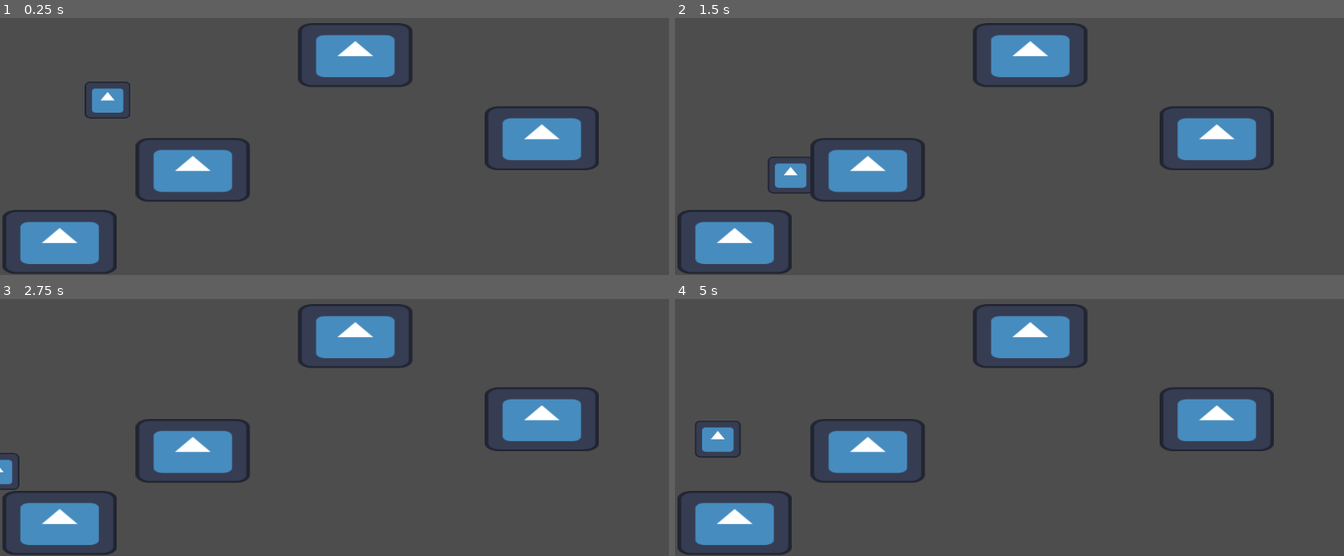
Above: before the commit, frames 1-4 (two rows, left to right).
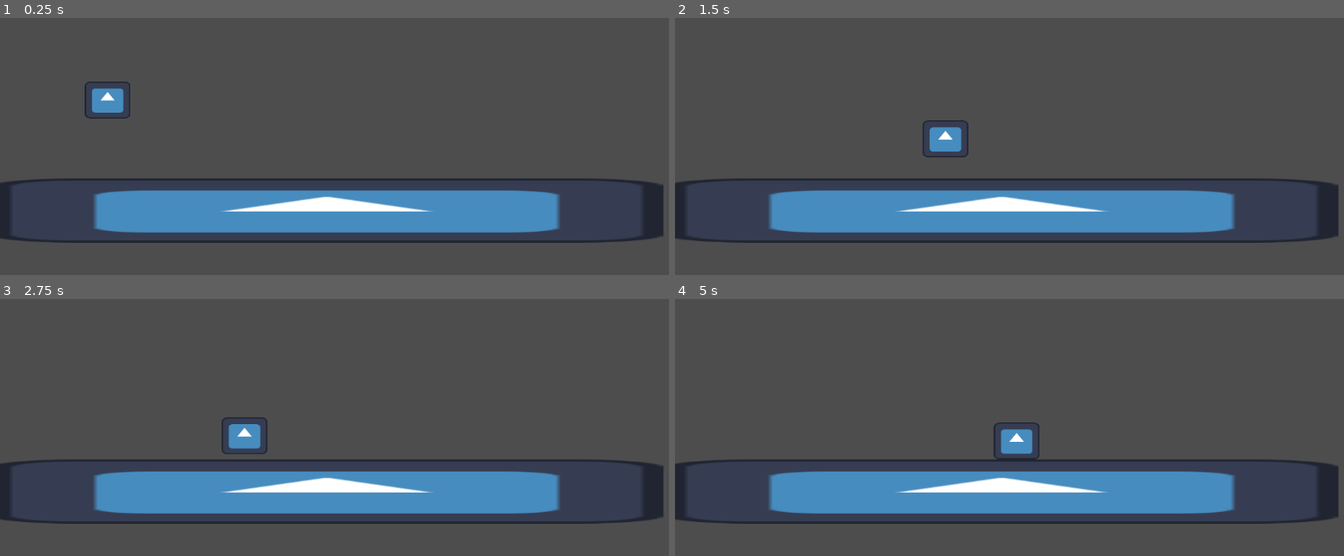
Above: after the commit, the same moments.

Repository: Coral03/Actividad3Proto
Game: Godot game, scene res://main.tscn
The game is run twice, just before and just after one commit, with the same random seed, the same clock (stepped at 60 frames per second) and the same inputs. The engine's default icon, where the game draws it, is replaced by a stand-in: a white triangle on a blue panel in a dark square.
Inputs:
- Up to frame 1 (0.25 s): no input
- Up to frame 2 (1.5 s): hold Shift (run) 0.53-1.28 s; hold D (move_right) from 0.53 s (still down); tap Space (jump) at 0.77, 0.8, 1.07, 1.35 s
- Up to frame 3 (2.75 s): tap Space (jump) at 1.52, 1.82, 2.3 s; tap Shift (run) at 1.55 s; release D (move_right) at 2.03 s; hold A (move_left) from 2.03 s (still down); hold Shift (run) from 2.03 s (still down)
- Up to frame 4 (5 s): release A (move_left) at 2.78 s; release Shift (run) at 2.78 s; hold D (move_right) 2.78-4.28 s; tap Shift (run) at 2.85, 4.35 s; tap Space (jump) at 3.02, 3.32, 3.6, 3.77, 4.07, 4.52, 4.82 s; hold A (move_left) from 4.28 s (still down)

The runs differ from the first frame. In frame 1, 24% of the frame differs, in the area x 0-100%, y 1-100%; in frame 2, 25%; in frame 3, 24%; in frame 4, 25%.

Commit message:
Eliminación de "doble salto" de más
Agregado de skid, modificacion en numeros de variables para que se sienta mas fiel a Mario.

Diff:
--- a/main.tscn
+++ b/main.tscn
@@ -9,16 +9,4 @@
 position = Vector2(-274, 291)
 
 [node name="Plataformas" parent="." unique_id=791740993 instance=ExtResource("2_0xm2m")]
-position = Vector2(-278, 382)
-
-[node name="Plataformas2" parent="." unique_id=18969685 instance=ExtResource("2_0xm2m")]
-position = Vector2(-278, 382)
-
-[node name="Plataformas3" parent="." unique_id=55349304 instance=ExtResource("2_0xm2m")]
-position = Vector2(-51, 259)
-
-[node name="Plataformas4" parent="." unique_id=1452468556 instance=ExtResource("2_0xm2m")]
-position = Vector2(226, 63)
-
-[node name="Plataformas5" parent="." unique_id=116636825 instance=ExtResource("2_0xm2m")]
-position = Vector2(544, 205)
+position = Vector2(-17.00003, 230)
--- a/plataforma.tscn
+++ b/plataforma.tscn
@@ -3,17 +3,17 @@
 [ext_resource type="Texture2D" uid="uid://b1m6qiiwss6d4" path="res://icon.svg" id="1_bon5w"]
 
 [sub_resource type="RectangleShape2D" id="RectangleShape2D_1v4vm"]
-size = Vector2(185.08395, 109)
+size = Vector2(1138.2168, 99.5)
 
 [node name="StaticBody2D" type="StaticBody2D" unique_id=791740993]
 position = Vector2(1, 2)
 scale = Vector2(1.0103524, 1)
 
 [node name="CollisionShape2D" type="CollisionShape2D" parent="." unique_id=453118317]
-position = Vector2(377.59122, 209.5)
+position = Vector2(568.1187, 304.75)
 shape = SubResource("RectangleShape2D_1v4vm")
 
 [node name="Icon" type="Sprite2D" parent="." unique_id=1255200517]
-position = Vector2(375.8292, 209.62502)
-scale = Vector2(1.5044266, 0.8535158)
+position = Vector2(568.11865, 308.00003)
+scale = Vector2(8.876854, 0.8535158)
 texture = ExtResource("1_bon5w")
--- a/player.gd
+++ b/player.gd
@@ -1,17 +1,17 @@
 extends CharacterBody2D
 
 @export_group("Movimiento Horizontal")
-@export var walk_speed := 220.0       # Velocidad al caminar
+@export var walk_speed := 260.0       # Velocidad al caminar
 @export var run_speed := 400.0        # Velocidad al apretar Shift
-@export var acceleration := 600.0     # Inercia al arrancar
-@export var friction := 800.0         # Fricción al soltar el mando
-@export var turn_around_friction := 1800.0 # El "derrape" al cambiar de dirección
+@export var acceleration := 500.0     # Inercia al arrancar
+@export var friction := 500.0         # Fricción al soltar la tecla
+@export var turn_around_friction := 6000.0 # El "derrape" al cambiar de dirección
 
 @export_group("Mecánicas de Salto")
 @export var jump_velocity := -380.0
 @export var gravity := 1100.0
 @export var max_fall_speed := 600.0
-@export var max_jumps := 2            # Doble salto
+@export var max_jumps := 1            # salto unico
 @export var jump_cut_multiplier := 0.4 # Salto variable (mantener vs presionar)
 
 var jump_count := 0
@@ -38,9 +38,11 @@
 		jump_count = 0
 
 func handle_jump() -> void:
-	# Salto inicial y doble salto
+	# Salto inicial Quieto → salto normal (vertical) Corriendo → salto más largo
 	if Input.is_action_just_pressed("jump") and jump_count < max_jumps:
-		velocity.y = jump_velocity
+		var speed_factor = abs(velocity.x) / run_speed
+		var extra_boost = lerp(0.0, -80.0, speed_factor)
+		velocity.y = jump_velocity + extra_boost
 		jump_count += 1
 
 	# Salto variable: si soltás el botón, la velocidad de subida se corta
@@ -48,10 +50,8 @@
 		velocity.y *= jump_cut_multiplier
 
 func handle_horizontal_movement(delta: float) -> void:
-	# Captura dirección (-1, 0, 1)
 	var direction := Input.get_axis("move_left", "move_right")
 
-	# Lógica de Carrera: cambia la velocidad con Shift
 	var target_speed = walk_speed
 	if Input.is_action_pressed("run"):
 		target_speed = run_speed
@@ -59,11 +59,15 @@
 	if direction != 0:
 		var current_accel = acceleration
 
-		# Lógica de derrape (Skid): si cambia de dirección bruscamente
+		# Menos control en el aire
+		if not is_on_floor():
+			current_accel *= 0.6
+
+		# Derrape (skid)
 		if sign(direction) != sign(velocity.x) and velocity.x != 0:
 			current_accel = turn_around_friction
 
 		velocity.x = move_toward(velocity.x, direction * target_speed, current_accel * delta)
 	else:
-		# Desaceleración suave hasta frenar
+		# Desaceleración
 		velocity.x = move_toward(velocity.x, 0, friction * delta)
